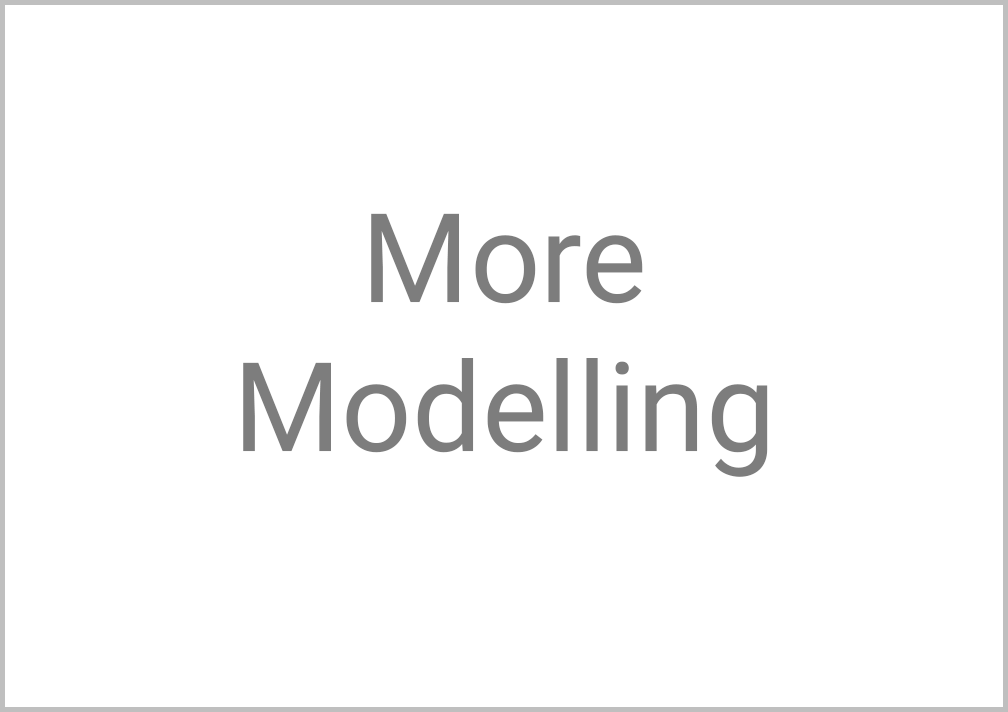
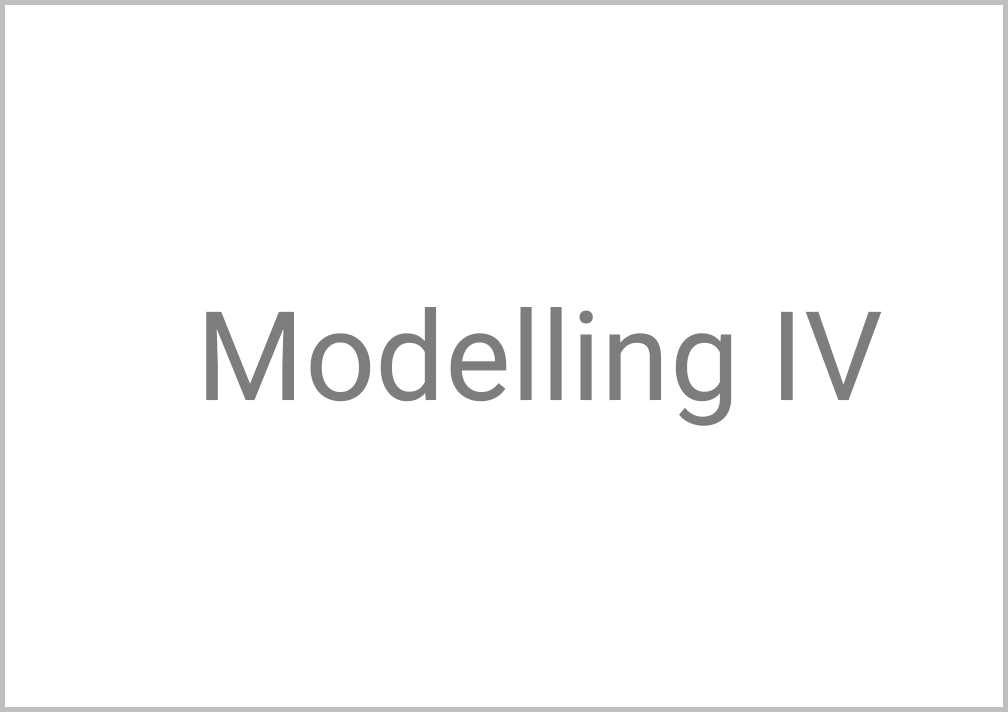
Before/after of a 1008×712 layered artwork. What changed in the layer stack:
renamed "More Modelling" to "Modelling IV", painted on it over bbox(206, 213, 882, 477)
